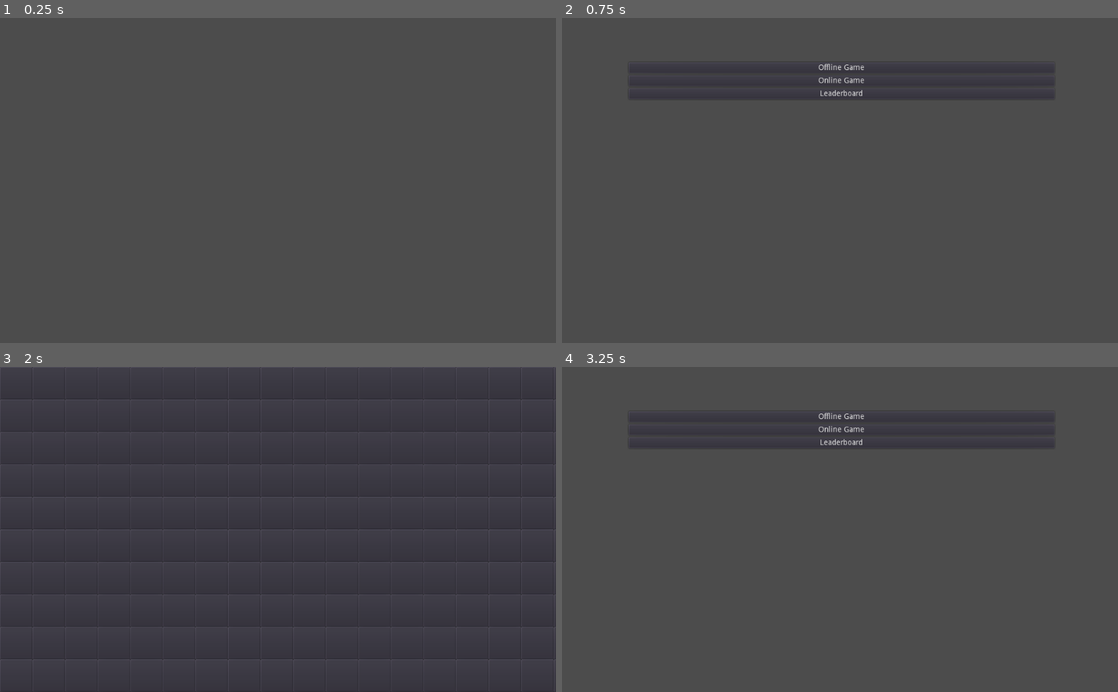
Above: before the commit, frames 1-4 (two rows, left to right).
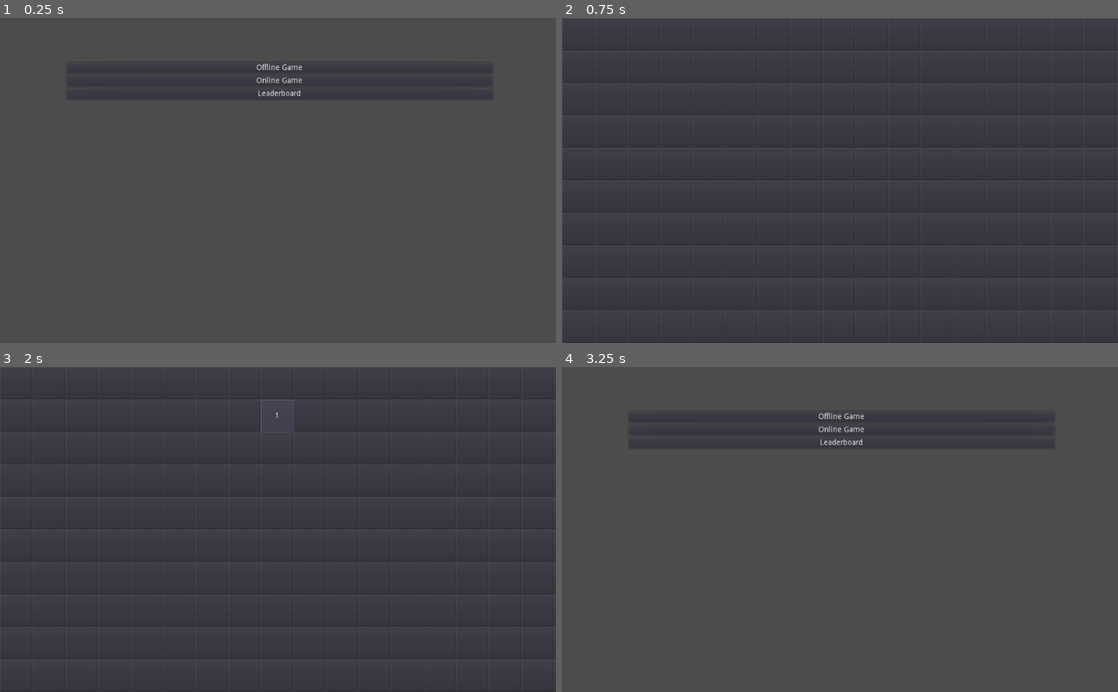
Above: after the commit, the same moments.

Repository: 4726/minesweeper
Game: Godot game, scene res://leaderboard.tscn
The game is run twice, just before and just after one commit, with the same random seed, the same clock (stepped at 60 frames per second) and the same inputs. This scene is started directly instead of the project's main scene.
Inputs (mouse positions are in pixels of both pictures, inside the frame that each line leads up to):
- Up to frame 1 (0.25 s): no input
- Up to frame 2 (0.75 s): click (840, 66) at 0.5 s, where only the run after the commit has a clickable "Offline Game"
- Up to frame 3 (2 s): click (278, 415) at 1.25 s, where only the run before the commit has a clickable "Offline Game"
- Up to frame 4 (3.25 s): click (578, 383) at 2.02 s; tap Enter at 2.75 s; move the mouse to (962, 513) at 2.77 s; click (962, 513) at 2.92 s

The runs differ from the first frame. In frame 1, 0.5% of the frame differs, in the area x 15-85%, y 14-25%; in frame 2, 5.4%, in the area x 0-100%, y 2-100%; in frame 3, less than 0.1%; in frame 4, nothing differs.
Error before the commit: Invalid get index 'token' (on base: 'Nil'). (res://nakama/addons/com.heroiclabs.nakama/client/NakamaClient.gd:472)
Error after the commit: Invalid get index 'button_index' (on base: 'InputEventKey'). (res://game_over.gd:7)

Commit message:
add static typing and board encoding

Diff:
--- a/client/globals.gd
+++ b/client/globals.gd
@@ -3,13 +3,13 @@
 var lastCompleteTime
 var player_name = ""
 
-func set_player_name(name):
+func set_player_name(name: String):
 	player_name = name
 
 func get_player_name():
 	return player_name
 
-func set_completion_time(seconds):
+func set_completion_time(seconds: int):
 	lastCompleteTime = seconds
 
 func get_completion_time():
--- a/client/leaderboard.gd
+++ b/client/leaderboard.gd
@@ -1,7 +1,11 @@
 extends Node
 
 func _ready():
-	var res = yield(networking.nakama_client.list_leaderboard_records_async(networking.nakama_session, "scores"), "completed")
+	if networking.nakama_session == null:
+		print("could not connect to server")
+		get_tree().change_scene("res://main_menu.tscn")
+		return
+	var res = networking.get_leaderboard()
 	if res.is_exception():
 		print("get leaderboard error: %s" % res)
 	else:
@@ -12,5 +16,4 @@
 
 func _input(event):
 	if event.is_pressed() && event.button_index == BUTTON_LEFT:
-		networking.disconnect_online()
 		get_tree().change_scene("res://main_menu.tscn")
--- a/client/minesweeper.gd
+++ b/client/minesweeper.gd
@@ -28,7 +28,7 @@
 	generate_mine_locations()
 	generate()
 
-func open(x, y):
+func open(x: int, y: int):
 	if cur_board[x][y] != -2:
 		#already explored
 		return OpenResult.Continue
@@ -45,11 +45,11 @@
 			return OpenResult.GameWon
 		return OpenResult.Continue
 
-func mark(x, y):
+func mark(x: int, y: int):
 	cur_board[x][y] = -3
 	print("marked")
 
-func dfs2(x, y):
+func dfs2(x: int, y: int):
 	var dirs = []
 	dirs.append([0, 1])
 	dirs.append([1, 1])
@@ -88,7 +88,7 @@
 			board[rand_x][rand_y] = -1
 			finished += 1
 
-func mines_around(x, y):
+func mines_around(x: int, y: int):
 	var dirs = []
 	dirs.append([0, 1])
 	dirs.append([1, 1])
@@ -115,3 +115,39 @@
 			if cur_board[i][j] != -2:
 				return false
 	return true
+
+func encode_board():
+	var arr = PoolByteArray()
+	var cur = 0
+	var bit = 0
+	for i in range(rows):
+		for j in range(cols):
+			if board[i][j] == -1:
+				cur |= 1 << bit
+			bit += 1
+			if bit == 8 || (i == rows-1 && j == cols-1):
+				bit = 0
+				arr.append(cur)
+				cur = 0
+	return arr
+
+func decode_board(arr: PoolByteArray):
+	var board1 = []
+	for i in range(rows):
+		board1.append([])
+		for _j in range(cols):
+			board1[i].append(0)
+	var sets = []
+	for v in arr:
+		for i in range(8):
+			if (v >> i) % 2 == 1:
+				sets.append(true)
+			else:
+				sets.append(false)
+	var k = 0
+	for i in range(rows):
+		for j in range(cols):
+			if sets[k]:
+				board1[i][j] = -1
+			k += 1
+	return board1
--- a/client/networking.gd
+++ b/client/networking.gd
@@ -12,7 +12,16 @@
 	else:
 		print("session created")
 
-func disconnect_online():
-	#might need to disconnect from server
-	nakama_client = null
-	nakama_session = null
+func update_leaderboard(time: int, board: PoolByteArray):
+	var leaderboard_id = "scores"
+	var metadata = {
+		"board": board,
+	}
+	var record = yield(nakama_client.write_leaderboard_record_async(nakama_session, leaderboard_id, time, 0, metadata), "completed")
+	if record.is_exception():
+		print("error putting record: %s" % record)
+	else:
+		print("successfully updated record: %s %s" % [record.username, record.score])
+
+func get_leaderboard():
+	var res = yield(nakama_client.list_leaderboard_records_async(nakama_session, "scores"), "completed")
--- a/client/offline_scene.gd
+++ b/client/offline_scene.gd
@@ -29,7 +29,7 @@
 			buttons[i].append(button)
 			self.add_child(button)
 
-func on_button_press(event, i, j):
+func on_button_press(event, i: int, j: int):
 	if event is InputEventMouseButton and event.pressed:
 		if !started:
 			started = true
--- a/client/online_scene.gd
+++ b/client/online_scene.gd
@@ -1,4 +1,4 @@
-extends Node
+extends TileMap
 
 const Minesweeper = preload("res://minesweeper.gd")
 
@@ -16,7 +16,8 @@
 func _ready():
 	elapsedLabel = Label.new()
 	elapsedLabel.set_text("0")
-	elapsedLabel.set_position(Vector2(1080, 840))
+	elapsedLabel.set_position(Vector2(1140, 420))
+	self.add_child(elapsedLabel)
 	for i in range(cols):
 		buttons.append([])
 		for j in range(rows):
@@ -28,15 +29,22 @@
 			buttons[i].append(button)
 			self.add_child(button)
 
-func on_button_press(event, i, j):
+func on_button_press(event, i: int, j: int):
 	if event is InputEventMouseButton and event.pressed:
 		if !started:
 			started = true
 			startTime = OS.get_unix_time()
 		print(str(j) + " " + str(i))
 		if event.button_index == BUTTON_LEFT:
-			if !ms.open(j, i):
-				get_tree().change_scene("res://game_over.tscn")
+			match ms.open(j, i):
+				ms.OpenResult.GameWon:
+					var totalTime = elapsedLabel.get_text() - startTime
+					globals.set_completion_time(totalTime)
+					var encoded = ms.encode_board()
+					networking.update_leaderboard(totalTime, encoded)
+					get_tree().change_scene("res://game_won.tscn")
+				ms.OpenResult.GameOver:
+					get_tree().change_scene("res://game_over.tscn")
 			self.update_buttons()
 		elif event.button_index == BUTTON_RIGHT:
 			ms.mark(j, i)
@@ -52,7 +60,7 @@
 			else:
 				buttons[j][i].set_text(str(ms.cur_board[i][j]))
 
-func _process(delta):
+func _process(_delta):
 	var time = OS.get_unix_time()
 	if started:
 		elapsedLabel.set_text(str(time - startTime))
